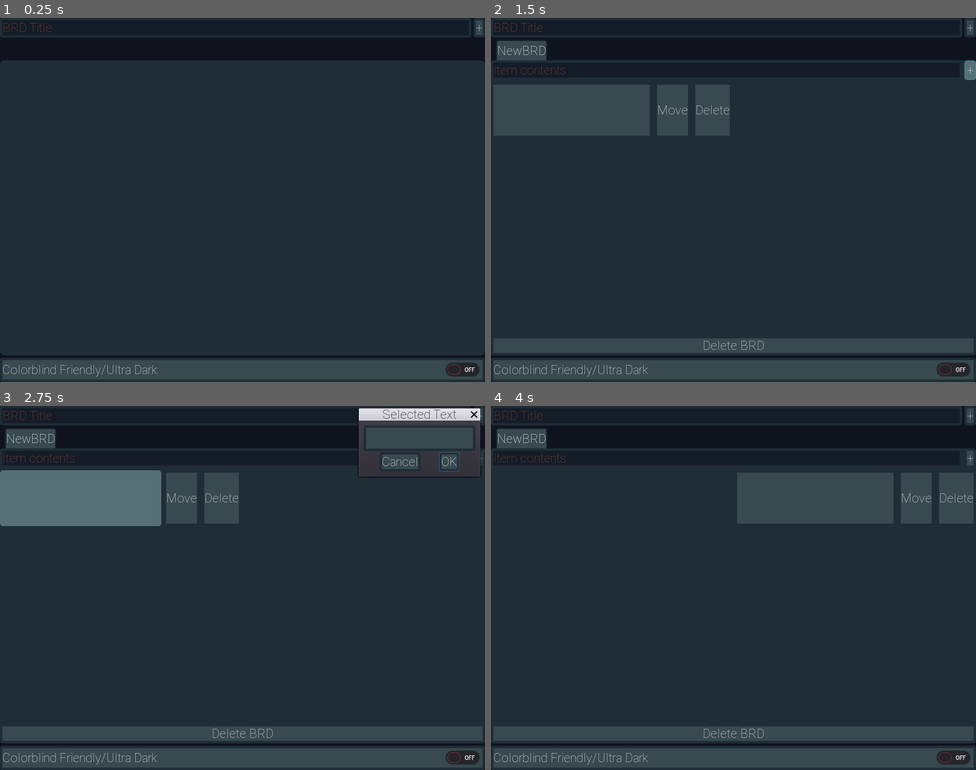
Above: before the commit, frames 1-4 (two rows, left to right).
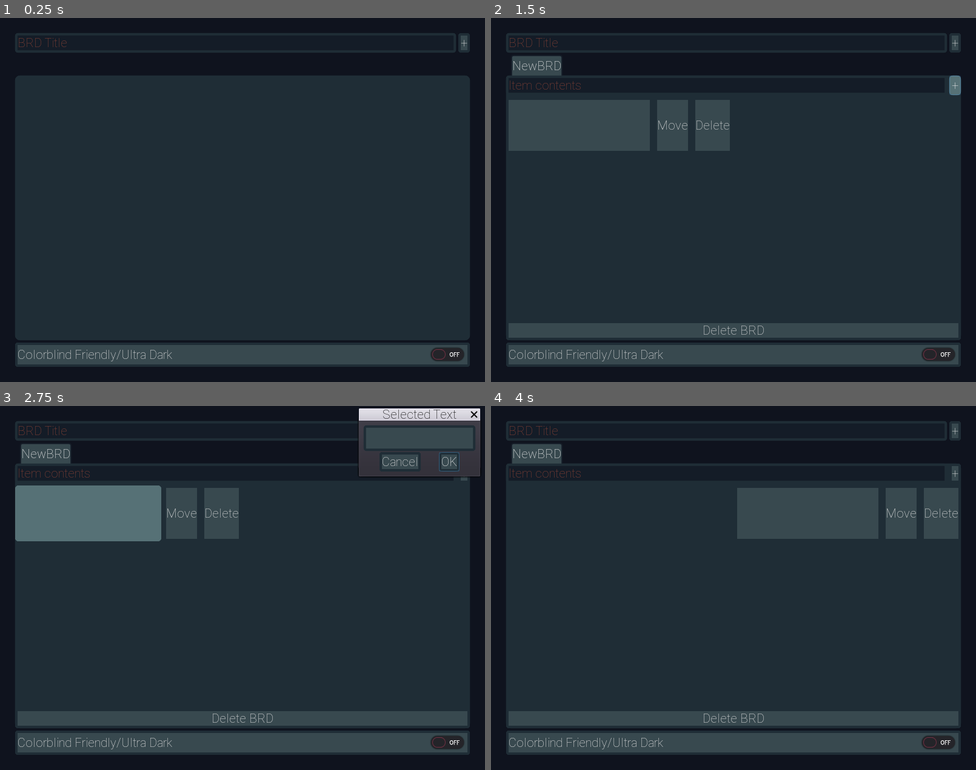
Above: after the commit, the same moments.

Repository: FunNoober/BRD-Sharp
Game: Godot game, scene res://assets/scenes/Main.tscn
Two runs of this game, one before a commit and one after it. Both use one fixed random seed, a clock stepped at 60 frames per second and the inputs below.
Inputs (mouse positions are in pixels of both pictures, inside the frame that each line leads up to; where the layout moved, square brackets give the same spot in the first picture):
- Up to frame 1 (0.25 s): no input
- Up to frame 2 (1.5 s): click "+" at 0.5 s; click "+" at 1.25 s
- Up to frame 3 (2.75 s): click (87, 515) [82, 497] at 2 s
- Up to frame 4 (4 s): click "OK" at 2.75 s; click "Move" at 3.5 s

The runs differ from the first frame. In frame 1, 19% of the frame differs, in the area x 0-100%, y 0-100%; in frame 2, 24%; in frame 3, 23%; in frame 4, 24%.

Commit message:
Small UI Improvements And Fixed Deleting BRDs

Diff:
--- a/assets/prefabs/NewBRD.tscn
+++ b/assets/prefabs/NewBRD.tscn
@@ -77,6 +77,7 @@
 margin_bottom = 269.0
 dialog_text = "Are you sure?"
 
+[connection signal="text_entered" from="VBoxContainer/HBoxContainer/NewItemText" to="." method="_on_NewItemText_text_entered"]
 [connection signal="pressed" from="VBoxContainer/HBoxContainer/AddItemButton" to="." method="_on_AddItemButton_pressed"]
 [connection signal="pressed" from="VBoxContainer/DeleteBRDButton" to="." method="_on_DeleteBRDButton_pressed"]
 [connection signal="confirmed" from="ConfirmationDialog" to="." method="_on_ConfirmationDialog_confirmed"]
--- a/assets/scenes/Main.tscn
+++ b/assets/scenes/Main.tscn
@@ -10,6 +10,10 @@
 [node name="Main" type="Control"]
 anchor_right = 1.0
 anchor_bottom = 1.0
+margin_left = 25.0
+margin_top = 25.0
+margin_right = -25.0
+margin_bottom = -25.0
 theme = ExtResource( 1 )
 script = ExtResource( 2 )
 
@@ -18,40 +22,41 @@
 anchor_bottom = 1.0
 
 [node name="TopMainBar" type="HBoxContainer" parent="MainContainer"]
-margin_right = 1024.0
+margin_right = 974.0
 margin_bottom = 32.0
 
 [node name="NewBRDText" type="LineEdit" parent="MainContainer/TopMainBar"]
-margin_right = 1001.0
+margin_right = 951.0
 margin_bottom = 32.0
 size_flags_horizontal = 3
 size_flags_vertical = 3
 placeholder_text = "BRD Title"
 
 [node name="AddBRDButton" type="Button" parent="MainContainer/TopMainBar"]
-margin_left = 1005.0
-margin_right = 1024.0
+margin_left = 955.0
+margin_right = 974.0
 margin_bottom = 32.0
 size_flags_vertical = 3
 text = "+"
 
 [node name="BRDTabs" type="TabContainer" parent="MainContainer"]
 margin_top = 36.0
-margin_right = 1024.0
-margin_bottom = 556.0
+margin_right = 974.0
+margin_bottom = 506.0
 size_flags_horizontal = 3
 size_flags_vertical = 3
 tab_align = 0
 drag_to_rearrange_enabled = true
 
 [node name="ColorBlindFriendlyButton" type="CheckButton" parent="MainContainer"]
-margin_top = 560.0
-margin_right = 1024.0
-margin_bottom = 600.0
+margin_top = 510.0
+margin_right = 974.0
+margin_bottom = 550.0
 text = "Colorblind Friendly/Ultra Dark"
 
 [node name="Camera" type="Camera" parent="."]
 environment = SubResource( 1 )
 
+[connection signal="text_entered" from="MainContainer/TopMainBar/NewBRDText" to="." method="_on_NewBRDText_text_entered"]
 [connection signal="pressed" from="MainContainer/TopMainBar/AddBRDButton" to="." method="_on_AddBRDButton_pressed"]
 [connection signal="pressed" from="MainContainer/ColorBlindFriendlyButton" to="." method="_on_ColorBlindFriendlyButton_pressed"]
--- a/project.godot
+++ b/project.godot
@@ -22,6 +22,8 @@
 [display]
 
 window/size/width=800
+window/handheld/orientation="portrait"
+window/stretch/mode="2d"
 window/stretch/aspect="expand"
 
 [input]
--- a/scripts/Main.gd
+++ b/scripts/Main.gd
@@ -23,6 +23,7 @@
 		for i in range(len(brd_name_array)):
 			var b = BRD_PREFAB.instance()
 			b.set_name(brd_name_array[i])
+			b.connect("delete_request", self, 'recieve_delete_request')
 			$MainContainer/BRDTabs.add_child(b)
 
 
@@ -58,3 +59,13 @@
 	brd_name_array.erase(name)
 	save()
 	object.queue_free()
+
+
+func _on_NewBRDText_text_entered(new_text: String) -> void:
+	var b = BRD_PREFAB.instance()
+	b.set_name($MainContainer/TopMainBar/NewBRDText.text)
+	brd_name_array.append($MainContainer/TopMainBar/NewBRDText.text)
+	b.connect("delete_request", self, 'recieve_delete_request')
+	$MainContainer/BRDTabs.add_child(b)
+	$MainContainer/TopMainBar/NewBRDText.text = ''
+	save()
--- a/scripts/NewBRD.gd
+++ b/scripts/NewBRD.gd
@@ -110,3 +110,8 @@
 	var dir = Directory.new()
 	dir.remove("user://" + self.name + ".brd")
 	emit_signal("delete_request", self, self.name)
+
+
+func _on_NewItemText_text_entered(new_text: String) -> void:
+	var loc_i = create_new_item($VBoxContainer/HBoxContainer/NewItemText.text, true)
+	todo_column.add_child(loc_i)
Not shown, changed: export_presets.cfg
Not shown, added: .gitignore
